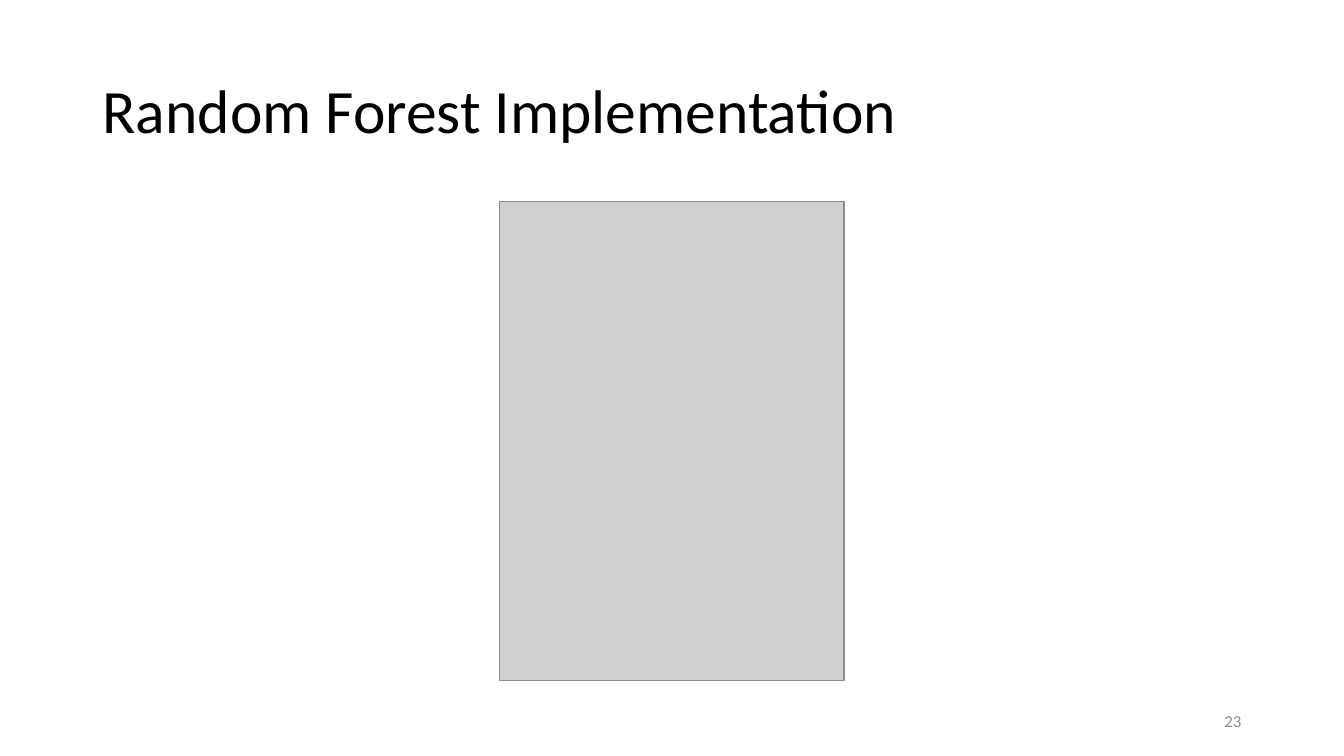
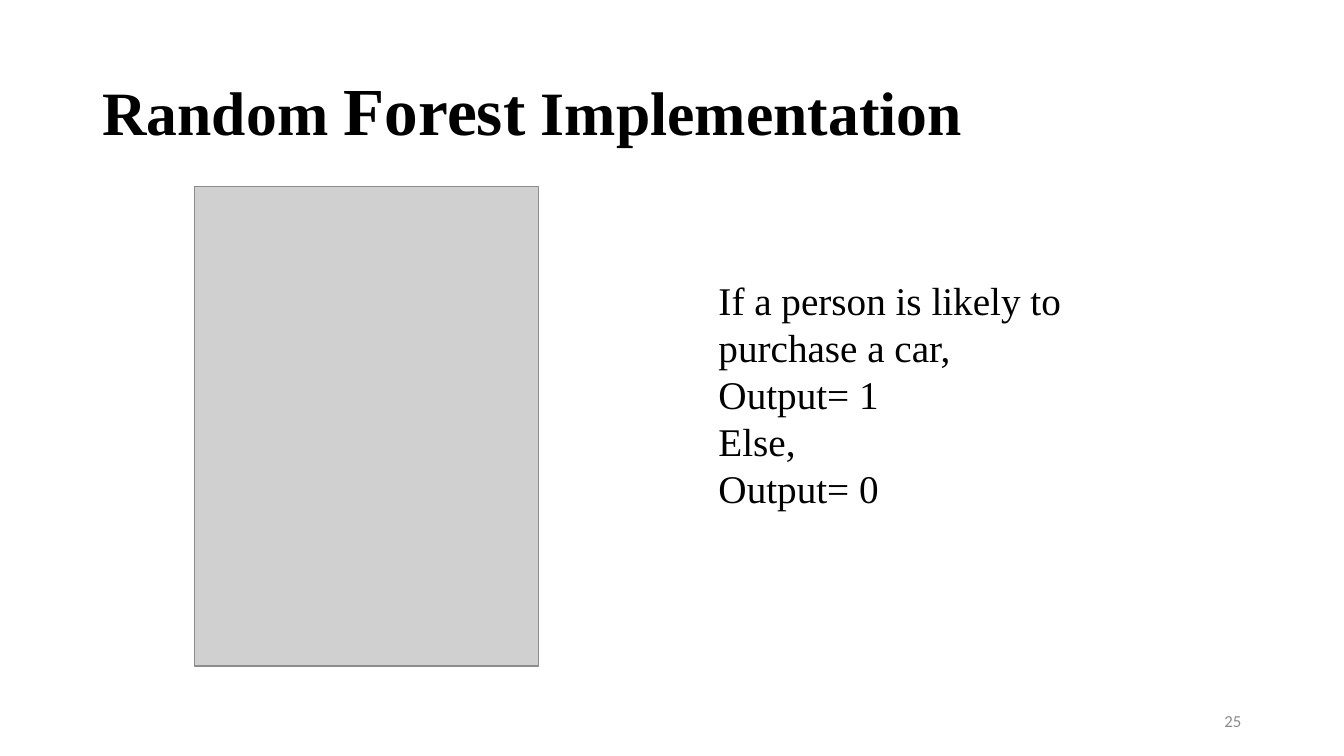
Before and after one commit to BipinGodar/ProjectReport, a slide deck: slide 25 of Smart Gloves using Flex Sensor.pptx (slide 23 before the commit). Drawn at 1344x756 pixels with LibreOffice and Linux fonts; fonts in the diff are those of the drawing; grey boxes stand for pictures. Boxes give left, top, right and bottom in pixels: in the first picture for what was removed or moved away, otherwise in the second. Text is boxed around its words. In the diff, an @@ line names an element or a change of style, - is before the commit and + after.

```diff
--- a/Smart Gloves using Flex Sensor.pptx
+++ b/Smart Gloves using Flex Sensor.pptx
@@ title "Random Forest Implementation" at box(102, 91, 962, 146): size 44 to 48 pt in "Forest"; font Calibri to Times New Roman, bold on @@
@@ picture: place and size @@
-picture at box(500, 202, 844, 682)
+picture at box(195, 187, 538, 666)
@@ text added at box(718, 287, 1060, 511), 28 pt, text #000000 @@
+If a person is likely to purchase a car,
+Output= 1
+Else,
+Output= 0
@@ page number at box(1224, 716, 1241, 727): text changed @@
-23
+25
```
Also in this commit, not shown: 8 other slides changed, 4 slides added, 3 slides removed, 3 other files.
